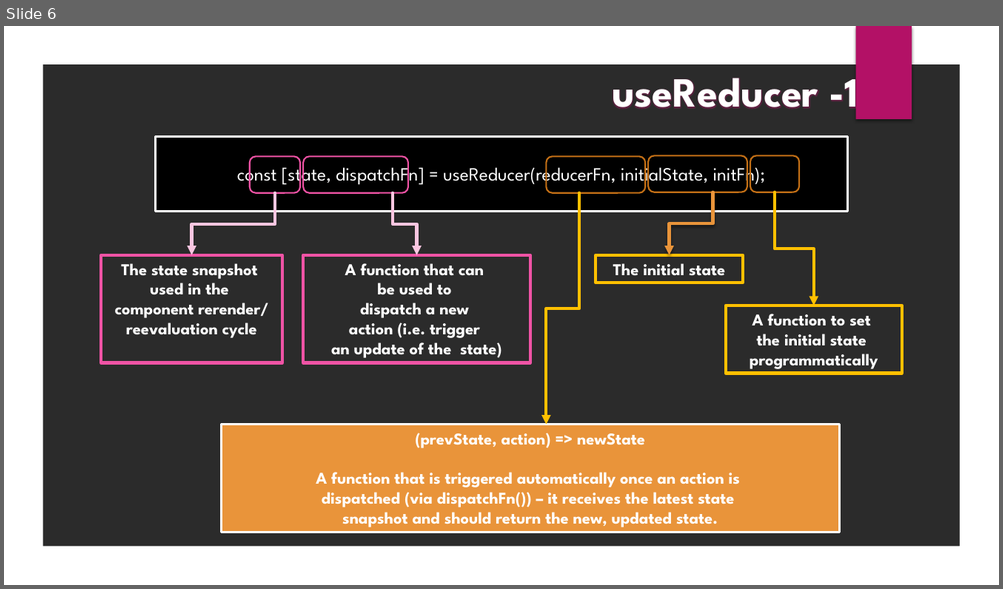
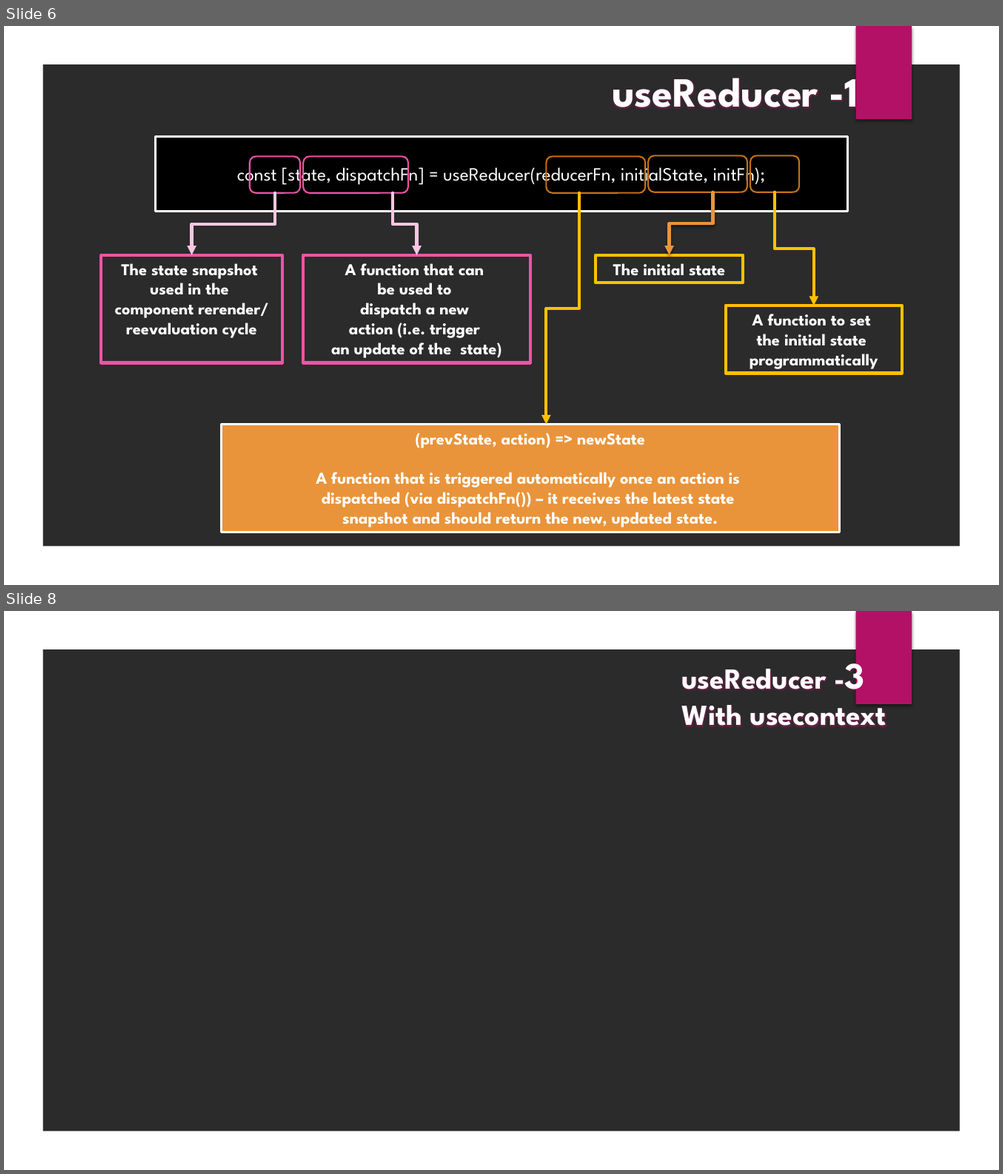
Before and after one commit to bakour1/order-food-app, a slide deck: Presentation1.pptx. Shown one above the other, each under a label of ours: slide 6 before the commit, slides 6 and 8 after it; the slides between them are not shown. The pictures are 1003x589 and 1003x1174 pixels, drawn with LibreOffice and Linux fonts; fonts in the diff are those of the drawing; background and template pictures are left out; a plain dark background stands for a picture behind light text. Boxes give left, top, right and bottom in pixels: in the first picture for what was removed or moved away, otherwise in the second. Text is boxed around its words. In the diff, an @@ line names an element or a change of style, - is before the commit and + after.

```diff
--- a/Presentation1.pptx
+++ b/Presentation1.pptx
@@ slide 8 added at [4,611,999,1170], background picture (left out); not listed: 2 template elements that a slide beside it also shows @@
@@ text added at [682,652,886,727], 28 pt, text #FFFFFF, bold @@
+useReducer -3
+With usecontext
```
Also in this commit, not shown: 3 slides changed, 18 other files.
